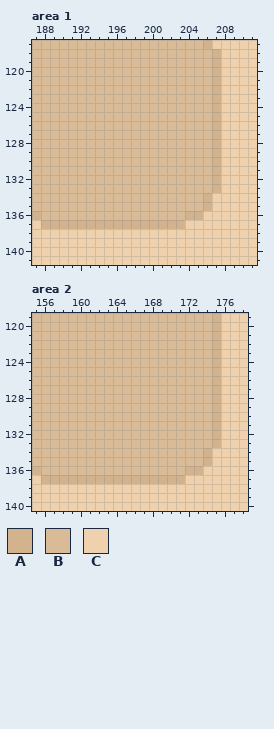
File history of a pixel-art file, ArtFiles/Aseprite/PlayerMenu.aseprite. The picture above is the old version.
640x360 pixels, 1 frame. Colours within 5 levels of each other are drawn and written as one. Shown: area 1: x 187..211, y 117..141; area 2: x 155..178, y 119..140. The commit also changed other parts of the picture, which this record leaves out.
Visible layers, top first: "TEST/Layer 2", "TabBookmarksNOTINUSE", "Top Box", "InventorySlots", "InventorySlots2 - Locked", "InventorySlots3 - Locked", "Book/OuterPaperShadows", "Book/MiddlePaperShadow", "Book/BottomPaperSeperations", "Book/BottomPaperShadow", "Book/BasePaper", "Book/BookCoverTexture", "Book/BookCoverShadow", "Book/BookCover".
Palette (. is transparent): A #d3b28e  B #dabb97  C #f0d1ae
Pixels before, area 1, first column x 187:
117 BBBBBBBBBBBBBBBBBBBACCCCC
118 BBBBBBBBBBBBBBBBBBBBACCCC
119 BBBBBBBBBBBBBBBBBBBBACCCC
120 BBBBBBBBBBBBBBBBBBBBACCCC
121 BBBBBBBBBBBBBBBBBBBBACCCC
122 BBBBBBBBBBBBBBBBBBBBACCCC
123 BBBBBBBBBBBBBBBBBBBBACCCC
124 BBBBBBBBBBBBBBBBBBBBACCCC
125 BBBBBBBBBBBBBBBBBBBBACCCC
126 BBBBBBBBBBBBBBBBBBBBACCCC
127 BBBBBBBBBBBBBBBBBBBBACCCC
128 BBBBBBBBBBBBBBBBBBBBACCCC
129 BBBBBBBBBBBBBBBBBBBBACCCC
130 BBBBBBBBBBBBBBBBBBBBACCCC
131 BBBBBBBBBBBBBBBBBBBBACCCC
132 BBBBBBBBBBBBBBBBBBBBACCCC
133 BBBBBBBBBBBBBBBBBBBBACCCC
134 BBBBBBBBBBBBBBBBBBBACCCCC
135 BBBBBBBBBBBBBBBBBBBACCCCC
136 ABBBBBBBBBBBBBBBBAACCCCCC
137 CAAAAAAAAAAAAAAAACCCCCCCC
138 CCCCCCCCCCCCCCCCCCCCCCCCC
139 CCCCCCCCCCCCCCCCCCCCCCCCC
140 CCCCCCCCCCCCCCCCCCCCCCCCC
141 CCCCCCCCCCCCCCCCCCCCCCCCC
Pixels before, area 2, first column x 155:
119 BBBBBBBBBBBBBBBBBBBBACCC
120 BBBBBBBBBBBBBBBBBBBBACCC
121 BBBBBBBBBBBBBBBBBBBBACCC
122 BBBBBBBBBBBBBBBBBBBBACCC
123 BBBBBBBBBBBBBBBBBBBBACCC
124 BBBBBBBBBBBBBBBBBBBBACCC
125 BBBBBBBBBBBBBBBBBBBBACCC
126 BBBBBBBBBBBBBBBBBBBBACCC
127 BBBBBBBBBBBBBBBBBBBBACCC
128 BBBBBBBBBBBBBBBBBBBBACCC
129 BBBBBBBBBBBBBBBBBBBBACCC
130 BBBBBBBBBBBBBBBBBBBBACCC
131 BBBBBBBBBBBBBBBBBBBBACCC
132 BBBBBBBBBBBBBBBBBBBBACCC
133 BBBBBBBBBBBBBBBBBBBBACCC
134 BBBBBBBBBBBBBBBBBBBACCCC
135 BBBBBBBBBBBBBBBBBBBACCCC
136 ABBBBBBBBBBBBBBBBAACCCCC
137 CAAAAAAAAAAAAAAAACCCCCCC
138 CCCCCCCCCCCCCCCCCCCCCCCC
139 CCCCCCCCCCCCCCCCCCCCCCCC
140 CCCCCCCCCCCCCCCCCCCCCCCC
And afterwards:
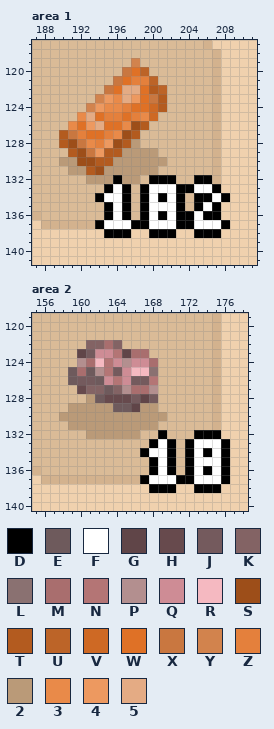
Colours new in this view: D #000000  E #6e5a5c  F #ffffff  G #604548  H #674a4d  J #745a5d  K #836364  L #8a7171  M #a96e6e  N #b47575  P #b38f8f  Q #ce8c95  R #f5b9c1  S #9d4e19  T #b35b1f  U #bc6428  V #ce6924  W #df7126  X #c97740  Y #d2834d  Z #e4803c  2 #ba9a78  3 #e98a49  4 #ed9960  5 #e4ab84
The author wrote: Inventory YIPPIES
From old to new:
layer "TEST/InventoryNumbers" now shown
layer "TEST/IconDropShadows" now shown
layer "TEST/Icons" now shown
Changed rows in their new state; - is an unchanged pixel.
Area 1, layers "TEST/Icons", "TEST/IconDropShadows", "TEST/InventoryNumbers":
first column x 190:
119 --------Y----------
120 -------XWU---------
121 ------XWZZU--------
122 -----XW55WTU-------
123 ----Y4354WXT-------
124 ---Y433ZWWVT-------
125 --35WZZWZ3V--------
126 -3W45WW3ST---------
127 TXZWWZ3ST----------
128 TSX3Z4ST2----------
129 -TSX4TT2222--------
130 22SSTT222222-------
131 -22TS222222--------
132 ---222D22-DDD--DD--
133 -----DFD-DFFFDDFFD-
134 ----DFFD-DFDFD-DDFD
135 -----DFD-DFFFD-DFD-
136 -----DFD-DFDFDDFDD-
137 ----DFFFDDFFFDDFFFD
138 -----DDD--DDD--DDD-
Area 2, layers "TEST/Icons", "TEST/IconDropShadows", "TEST/InventoryNumbers":
first column x 158:
122 ---KKMK------------
123 --GJQQNGMM---------
124 --PMRNQPQQM--------
125 -EMEPNJQRRL--------
126 -EJJEQNQJJN--------
127 --HKKEKPMMP--------
128 ---2EHHHJGJ--------
129 -22222EEG22--------
130 222222222222-------
131 -2222222222--------
132 ---222222--D---DDD-
133 ----------DFD-DFFFD
134 ---------DFFD-DFDFD
135 ----------DFD-DFFFD
136 ----------DFD-DFDFD
137 ---------DFFFDDFFFD
138 ----------DDD--DDD-
Where, in picture pixels (left, top, right, bottom), the same in both pictures:
changed: (59, 58, 230, 238)
changed: (59, 340, 230, 493)
